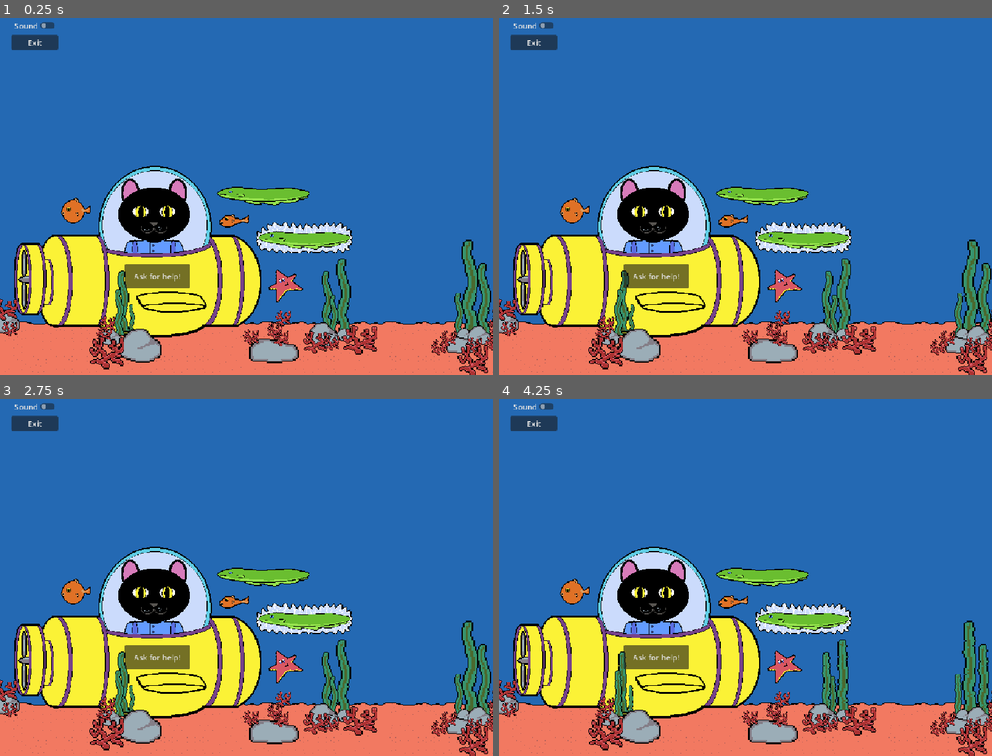
Above: before the commit, frames 1-4 (two rows, left to right).
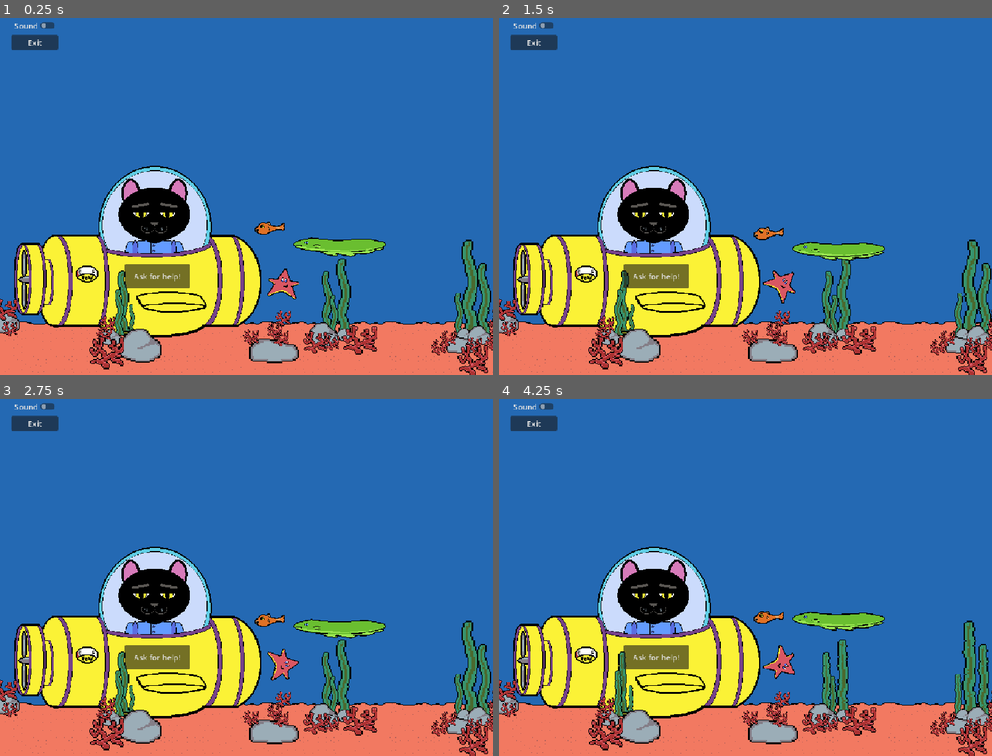
Above: after the commit, the same moments.

Repository: gainax2k1/uplifting_ocean
Game: Godot game, scene res://Scenes/uplifting_ocean.tscn
Two runs of this game, one before a commit and one after it. Both use one fixed random seed, a clock stepped at 60 frames per second and the inputs below.
Inputs:
- Up to frame 1 (0.25 s): no input
- Up to frame 2 (1.5 s): no input
- Up to frame 3 (2.75 s): no input
- Up to frame 4 (4.25 s): no input

The runs differ from the first frame. In frame 1, 3.5% of the frame differs, in the area x 12-79%, y 45-80%; in frame 2, 3.6%; in frame 3, 3.4%; in frame 4, 3.2%.

Commit message:
power gauge

Diff:
--- /dev/null
+++ b/Assets/Sprites/cat_frames.tres
@@ -0,0 +1,52 @@
+[gd_resource type="SpriteFrames" format=3 uid="uid://b5mppdtkwflr5"]
+
+[ext_resource type="Texture2D" uid="uid://cjydmpj5wojua" path="res://Assets/Sprites/cat_animated_v2-Sheet.png" id="1_h6va6"]
+
+[sub_resource type="AtlasTexture" id="AtlasTexture_je60v"]
+atlas = ExtResource("1_h6va6")
+region = Rect2(0, 0, 150, 170)
+
+[sub_resource type="AtlasTexture" id="AtlasTexture_a07w3"]
+atlas = ExtResource("1_h6va6")
+region = Rect2(150, 0, 150, 170)
+
+[sub_resource type="AtlasTexture" id="AtlasTexture_wqqa5"]
+atlas = ExtResource("1_h6va6")
+region = Rect2(450, 0, 150, 170)
+
+[sub_resource type="AtlasTexture" id="AtlasTexture_s8co7"]
+atlas = ExtResource("1_h6va6")
+region = Rect2(300, 0, 150, 170)
+
+[resource]
+animations = [{
+"frames": [{
+"duration": 10.0,
+"texture": SubResource("AtlasTexture_je60v")
+}],
+"loop": 1,
+"name": &"cat-mood-happy",
+"speed": 5.0
+}, {
+"frames": [{
+"duration": 12.0,
+"texture": SubResource("AtlasTexture_a07w3")
+}, {
+"duration": 0.5,
+"texture": SubResource("AtlasTexture_wqqa5")
+}],
+"loop": 1,
+"name": &"cat-mood-medium",
+"speed": 5.0
+}, {
+"frames": [{
+"duration": 12.0,
+"texture": SubResource("AtlasTexture_s8co7")
+}, {
+"duration": 0.7,
+"texture": SubResource("AtlasTexture_wqqa5")
+}],
+"loop": 1,
+"name": &"cat-mood-sad",
+"speed": 5.0
+}]
--- /dev/null
+++ b/Assets/Sprites/eel-shock.tres
@@ -0,0 +1,25 @@
+[gd_resource type="SpriteFrames" format=3 uid="uid://bts3ku3bh2maa"]
+
+[ext_resource type="Texture2D" uid="uid://calmtivegp1to" path="res://Assets/Sprites/eel-full-Sheet.png" id="1_nlj22"]
+
+[sub_resource type="AtlasTexture" id="AtlasTexture_4r72x"]
+atlas = ExtResource("1_nlj22")
+region = Rect2(0, 0, 192, 64)
+
+[sub_resource type="AtlasTexture" id="AtlasTexture_4p246"]
+atlas = ExtResource("1_nlj22")
+region = Rect2(192, 0, 192, 64)
+
+[resource]
+animations = [{
+"frames": [{
+"duration": 0.8,
+"texture": SubResource("AtlasTexture_4r72x")
+}, {
+"duration": 2.0,
+"texture": SubResource("AtlasTexture_4p246")
+}],
+"loop": 1,
+"name": &"eel-shock",
+"speed": 5.0
+}]
--- /dev/null
+++ b/Assets/Sprites/fuel-gauge-frames.tres
@@ -0,0 +1,46 @@
+[gd_resource type="SpriteFrames" format=3 uid="uid://dinnbsnscnmar"]
+
+[ext_resource type="Texture2D" uid="uid://lu0r8urmlhuf" path="res://Assets/Sprites/power_meter_blank-Sheet.png" id="1_j1weu"]
+
+[sub_resource type="AtlasTexture" id="AtlasTexture_2puqb"]
+atlas = ExtResource("1_j1weu")
+region = Rect2(48, 0, 48, 36)
+
+[sub_resource type="AtlasTexture" id="AtlasTexture_rp0ke"]
+atlas = ExtResource("1_j1weu")
+region = Rect2(96, 0, 48, 36)
+
+[sub_resource type="AtlasTexture" id="AtlasTexture_o737l"]
+atlas = ExtResource("1_j1weu")
+region = Rect2(144, 0, 48, 36)
+
+[sub_resource type="AtlasTexture" id="AtlasTexture_7pg0t"]
+atlas = ExtResource("1_j1weu")
+region = Rect2(192, 0, 48, 36)
+
+[sub_resource type="AtlasTexture" id="AtlasTexture_f1elx"]
+atlas = ExtResource("1_j1weu")
+region = Rect2(240, 0, 48, 36)
+
+[resource]
+animations = [{
+"frames": [{
+"duration": 1.0,
+"texture": SubResource("AtlasTexture_2puqb")
+}, {
+"duration": 1.0,
+"texture": SubResource("AtlasTexture_rp0ke")
+}, {
+"duration": 1.0,
+"texture": SubResource("AtlasTexture_o737l")
+}, {
+"duration": 1.0,
+"texture": SubResource("AtlasTexture_7pg0t")
+}, {
+"duration": 1.0,
+"texture": SubResource("AtlasTexture_f1elx")
+}],
+"loop": 0,
+"name": &"power-ani",
+"speed": 5.0
+}]
--- /dev/null
+++ b/Assets/Sprites/puffer-puff.tres
@@ -0,0 +1,25 @@
+[gd_resource type="SpriteFrames" format=3 uid="uid://bg1yqadue7ki0"]
+
+[ext_resource type="Texture2D" uid="uid://c3ktyll2nan4w" path="res://Assets/Sprites/puffer-ani-Sheet.png" id="1_5bpnn"]
+
+[sub_resource type="AtlasTexture" id="AtlasTexture_fiams"]
+atlas = ExtResource("1_5bpnn")
+region = Rect2(0, 0, 64, 64)
+
+[sub_resource type="AtlasTexture" id="AtlasTexture_oy3ot"]
+atlas = ExtResource("1_5bpnn")
+region = Rect2(64, 0, 64, 64)
+
+[resource]
+animations = [{
+"frames": [{
+"duration": 1.0,
+"texture": SubResource("AtlasTexture_fiams")
+}, {
+"duration": 1.0,
+"texture": SubResource("AtlasTexture_oy3ot")
+}],
+"loop": 1,
+"name": &"puffer-ani",
+"speed": 5.0
+}]
--- a/Scenes/Dialogue_Manager.gd
+++ b/Scenes/Dialogue_Manager.gd
@@ -8,6 +8,8 @@
 @onready var SpeakerLabel = %SpeakerLabel
 @onready var done_button = %DoneButton
 @onready var cont_button = %ContinueButton
+@onready var power_gauge = %Sub2D.get_node("%PowerGauge")
+
 
 var current_NPC_index = 0
 var current_dialog_index = 0
@@ -53,6 +55,9 @@
 		%AskForHelp.disabled = true
 		%AskForHelp.visible = false
 		#CALL ENDING...????????????????????
+		power_gauge.play("power-ani")
+
+
 	DialogBox.hide()
 
 func _on_ask_for_help_pressed() -> void:
--- /dev/null
+++ b/Scenes/eel.gd
@@ -0,0 +1,16 @@
+extends AnimatedSprite2D
+
+@onready var eel_ani = %Eel
+
+var eel_counter = 0.0
+
+# Called when the node enters the scene tree for the first time.
+func _ready() -> void:
+	pass # Replace with function body.
+
+# Called every frame. 'delta' is the elapsed time since the previous frame.
+func _physics_process(delta: float) -> void:
+	eel_counter += delta
+	if eel_counter == 180:
+		eel_counter = 0
+	eel_ani.position.y = eel_ani.global_position.y + cos(eel_counter) *.2
--- /dev/null
+++ b/Scenes/power_gauge.gd
@@ -0,0 +1,11 @@
+extends AnimatedSprite2D
+
+@onready var gauge = %PowerGauge
+
+# Called when the node enters the scene tree for the first time.
+func _ready() -> void:
+	pass # Replace with function body.
+
+
+func Fill_gage() -> void:
+	gauge.animation.play
--- /dev/null
+++ b/Scenes/puffer_ani.gd
@@ -0,0 +1,16 @@
+extends AnimatedSprite2D
+
+@onready var puff_ani = %Puffer
+
+var puff_counter = 0.0
+
+# Called when the node enters the scene tree for the first time.
+func _ready() -> void:
+	pass # Replace with function body.
+
+# Called every frame. 'delta' is the elapsed time since the previous frame.
+func _physics_process(delta: float) -> void:
+	puff_counter += delta
+	if puff_counter == 180:
+		puff_counter = 0
+	puff_ani.position.y = puff_ani.global_position.y + sin(puff_counter) *.2
--- a/Scenes/submarine.tscn
+++ b/Scenes/submarine.tscn
@@ -2,7 +2,9 @@
 
 [ext_resource type="Texture2D" uid="uid://crfxgt5kskg30" path="res://Assets/Sprites/submarine.png" id="1_74qfh"]
 [ext_resource type="Script" uid="uid://vw7ubpxd70ma" path="res://Scripts/submarine.gd" id="1_tq48s"]
-[ext_resource type="Texture2D" uid="uid://jtwac8rq4h5q" path="res://Assets/Sprites/cat.png" id="2_tq48s"]
+[ext_resource type="SpriteFrames" uid="uid://b5mppdtkwflr5" path="res://Assets/Sprites/cat_frames.tres" id="3_tq48s"]
+[ext_resource type="SpriteFrames" uid="uid://dinnbsnscnmar" path="res://Assets/Sprites/fuel-gauge-frames.tres" id="4_ue3ij"]
+[ext_resource type="Script" uid="uid://fsgr6l5tqfpf" path="res://Scenes/power_gauge.gd" id="5_je60v"]
 
 [node name="Sub2D" type="Node2D" unique_id=280165175]
 script = ExtResource("1_tq48s")
@@ -11,7 +13,16 @@
 position = Vector2(286, 463)
 texture = ExtResource("1_74qfh")
 
-[node name="Cat" type="Sprite2D" parent="Submarine" unique_id=971888671]
-position = Vector2(34, -33)
-scale = Vector2(0.5, 0.5)
-texture = ExtResource("2_tq48s")
+[node name="Cat" type="AnimatedSprite2D" parent="Submarine" unique_id=1068311228]
+position = Vector2(35, -33)
+sprite_frames = ExtResource("3_tq48s")
+animation = &"cat-mood-happy"
+autoplay = "cat-mood-sad"
+frame_progress = 0.59952736
+
+[node name="PowerGauge" type="AnimatedSprite2D" parent="Submarine" unique_id=208710465]
+unique_name_in_owner = true
+position = Vector2(-105, 95)
+sprite_frames = ExtResource("4_ue3ij")
+animation = &"power-ani"
+script = ExtResource("5_je60v")
--- a/Scenes/uplifting_ocean.tscn
+++ b/Scenes/uplifting_ocean.tscn
@@ -7,13 +7,14 @@
 [ext_resource type="PackedScene" uid="uid://cys8kbly4vlqy" path="res://Assets/Sprites/seaweed_animated.tscn" id="3_c280b"]
 [ext_resource type="Texture2D" uid="uid://bb0wtaa4h6diu" path="res://Assets/Sprites/rock.png" id="4_lux2x"]
 [ext_resource type="Texture2D" uid="uid://dtpuyd81u1tum" path="res://Assets/Sprites/rock2.png" id="5_4tqgs"]
-[ext_resource type="Texture2D" uid="uid://bmfhdfd0ae4fn" path="res://Assets/Sprites/eel.png" id="6_3y8e8"]
-[ext_resource type="Texture2D" uid="uid://c4gjl1l7bh3t6" path="res://Assets/Sprites/puffer-big.png" id="6_7pev3"]
 [ext_resource type="Texture2D" uid="uid://dhbq8hbjo5gf4" path="res://Assets/Sprites/coral.png" id="6_fwpsv"]
-[ext_resource type="Texture2D" uid="uid://by6mcmd8wespp" path="res://Assets/Sprites/puffer-small.png" id="7_3y8e8"]
 [ext_resource type="Texture2D" uid="uid://cy1lbchsg4i61" path="res://Assets/Sprites/starfish.png" id="8_red3x"]
-[ext_resource type="Texture2D" uid="uid://bt0fimqghhalo" path="res://Assets/Sprites/eel-shock.png" id="10_red3x"]
+[ext_resource type="Script" uid="uid://13yfh64w80ll" path="res://Scenes/eel.gd" id="11_51c17"]
+[ext_resource type="Script" uid="uid://bl3j6uns3li4" path="res://Scripts/starfish_rotate.gd" id="11_w7ias"]
+[ext_resource type="SpriteFrames" uid="uid://bts3ku3bh2maa" path="res://Assets/Sprites/eel-shock.tres" id="12_51c17"]
+[ext_resource type="Script" uid="uid://bhlcfdpmjju4i" path="res://Scenes/puffer_ani.gd" id="12_w7ias"]
 [ext_resource type="PackedScene" uid="uid://bbvbfgsytow76" path="res://Scenes/menu.tscn" id="13_24i8k"]
+[ext_resource type="SpriteFrames" uid="uid://bg1yqadue7ki0" path="res://Assets/Sprites/puffer-puff.tres" id="13_51c17"]
 
 [sub_resource type="TileSetAtlasSource" id="TileSetAtlasSource_t48j5"]
 texture = ExtResource("1_vlvd4")
@@ -229,26 +230,27 @@
 
 [node name="Fish" type="TileMapLayer" parent="." unique_id=1480165960]
 
-[node name="PufferBig" type="Sprite2D" parent="Fish" unique_id=2008697249]
-position = Vector2(156, 428)
-texture = ExtResource("6_7pev3")
-
-[node name="PufferSmall" type="Sprite2D" parent="Fish" unique_id=2098888319]
-position = Vector2(485, 448)
-texture = ExtResource("7_3y8e8")
-
 [node name="Starfish" type="Sprite2D" parent="Fish" unique_id=152542600]
+unique_name_in_owner = true
 position = Vector2(589, 578)
-rotation = 5.8171825
+rotation = -6.2831855
 texture = ExtResource("8_red3x")
-
-[node name="EelShock" type="Sprite2D" parent="Fish" unique_id=1029899196]
-position = Vector2(632, 482)
-texture = ExtResource("10_red3x")
-
-[node name="Eel" type="Sprite2D" parent="Fish" unique_id=2128064671]
-position = Vector2(547, 390)
-texture = ExtResource("6_3y8e8")
+script = ExtResource("11_w7ias")
+
+[node name="Eel" type="AnimatedSprite2D" parent="Fish" unique_id=817692604]
+unique_name_in_owner = true
+position = Vector2(705, 493)
+sprite_frames = ExtResource("12_51c17")
+animation = &"eel-shock"
+frame_progress = 0.43603608
+script = ExtResource("11_51c17")
+
+[node name="Puffer" type="AnimatedSprite2D" parent="Fish" unique_id=1323350211]
+unique_name_in_owner = true
+position = Vector2(559, 463)
+sprite_frames = ExtResource("13_51c17")
+animation = &"puffer-ani"
+script = ExtResource("12_w7ias")
 
 [node name="Menu" parent="." unique_id=611884111 instance=ExtResource("13_24i8k")]
 offset_left = 24.0
--- /dev/null
+++ b/Scripts/starfish_rotate.gd
@@ -0,0 +1,14 @@
+extends Sprite2D
+
+var rotation_angle = 0.0
+@onready var starfish_ani = %Starfish
+
+# Called when the node enters the scene tree for the first time.
+func _ready() -> void:
+	pass # Replace with function body.
+
+
+# Called every frame. 'delta' is the elapsed time since the previous frame.
+func _physics_process(delta: float) -> void:
+	rotation_angle += .5
+	starfish_ani.rotation_degrees = rotation_angle
--- a/project_time_traker.json
+++ b/project_time_traker.json
@@ -1,9 +1,9 @@
 {
-  "2D": 2867.00007820129,
+  "2D": 3779.30826568604,
   "3D": 44.9551446437836,
   "AFK": 5632.1489713192,
   "Asset Store": 4.99714398384094,
-  "Editor": 29368.8615460396,
-  "Game": 12546.4608373642,
-  "Script": 13905.4483418465
+  "Editor": 33803.3306007385,
+  "Game": 13102.3784880638,
+  "Script": 16871.6915583611
 }
Binary file changed: Assets/Sprites/cat.aseprite
Binary file added: Assets/Sprites/cat_animated.aseprite
Binary file added: Assets/Sprites/cat_animated_v2-Sheet.png
Not shown, added: Assets/Sprites/cat_animated_v2-Sheet.png.import
Binary file added: Assets/Sprites/cat_animated_v2.aseprite
Binary file added: Assets/Sprites/eel-full-Sheet.png
Not shown, added: Assets/Sprites/eel-full-Sheet.png.import
Binary file added: Assets/Sprites/eel-full.aseprite
Binary file added: Assets/Sprites/power_meter_blank-Sheet.aseprite
Binary file added: Assets/Sprites/power_meter_blank-Sheet.png
Not shown, added: Assets/Sprites/power_meter_blank-Sheet.png.import
Binary file added: Assets/Sprites/power_meter_blank.aseprite
(and 6 more such lines)
